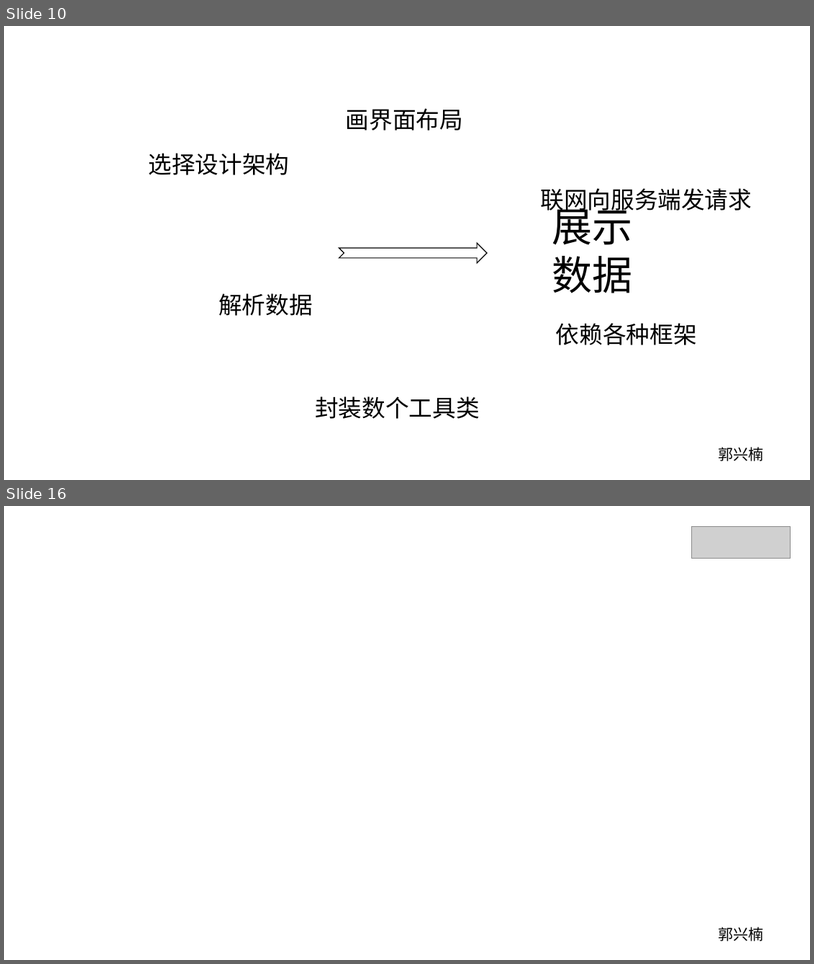
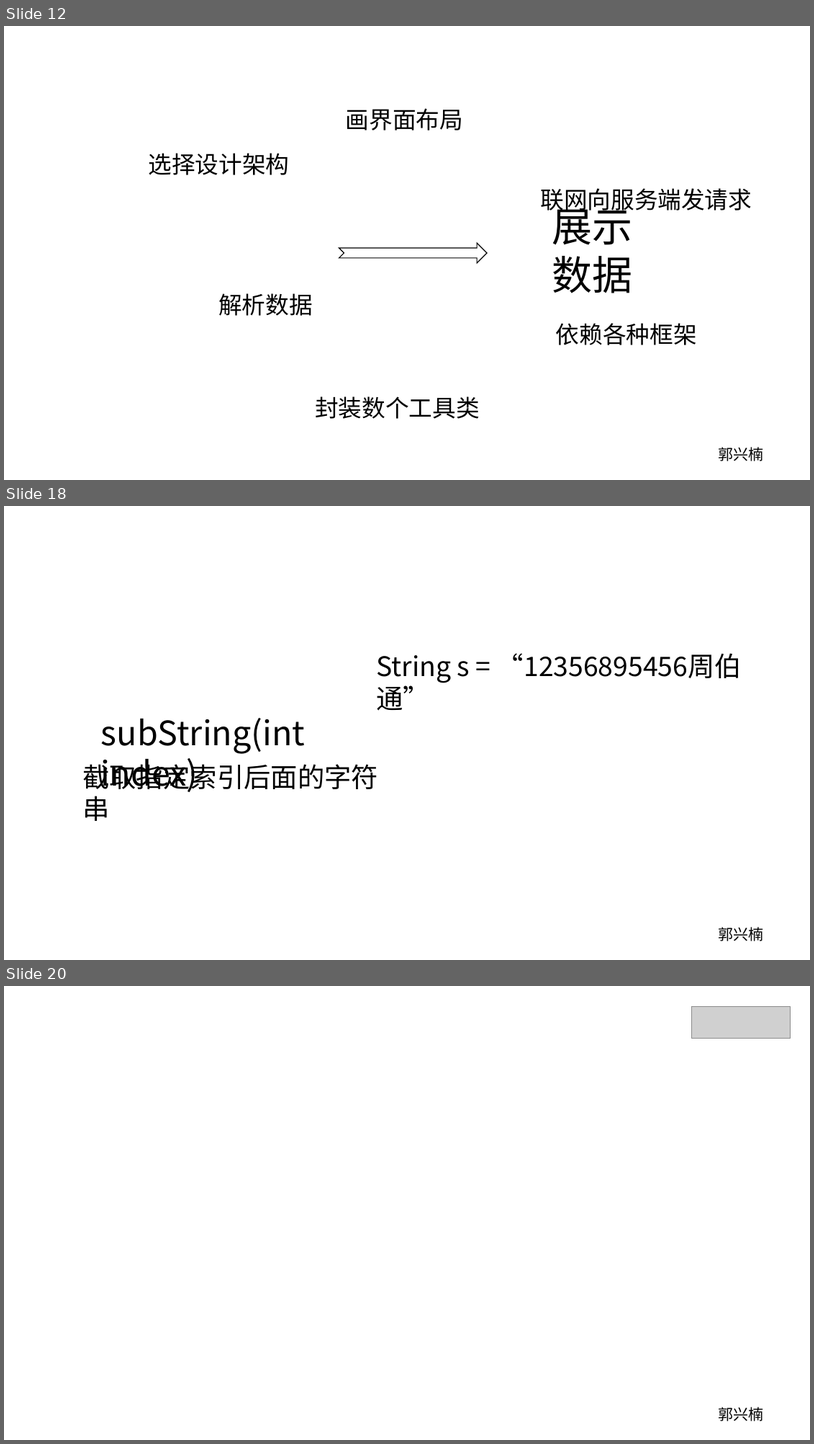
Before and after one commit to mixinan/mygit, a slide deck: 0703.pptx. Shown one above the other, each under a label of ours: slides 10 and 16 before the commit, slides 12, 18 and 20 after it; the slides between them are not shown. The pictures are 814x964 and 814x1444 pixels, drawn with LibreOffice and Linux fonts; fonts in the diff are those of the drawing; grey boxes stand for pictures; background and template pictures are left out. Boxes give left, top, right and bottom in pixels: in the first picture for what was removed or moved away, otherwise in the second. Text is boxed around its words. In the diff, an @@ line names an element or a change of style, - is before the commit and + after.

```diff
--- a/0703.pptx
+++ b/0703.pptx
@@ slide 18 added at (4, 506, 810, 960), background #FFFFFF; not listed: 1 template element that a slide beside it also shows @@
@@ text added at (377, 655, 470, 683), 32 pt, text #000000 @@
+String s = “12356895456周伯通”
@@ text added at (101, 718, 305, 792), 40 pt, text #000000 @@
+subString(int index)
@@ text added at (82, 759, 378, 792), 32 pt, text #000000 @@
+截取指定索引后面的字符串
@@ what was slide 10 is now slide 12 @@
@@ what was slide 16 is now slide 20 @@
```
Also in this commit, not shown: 6 slides changed, 3 other slides added.
